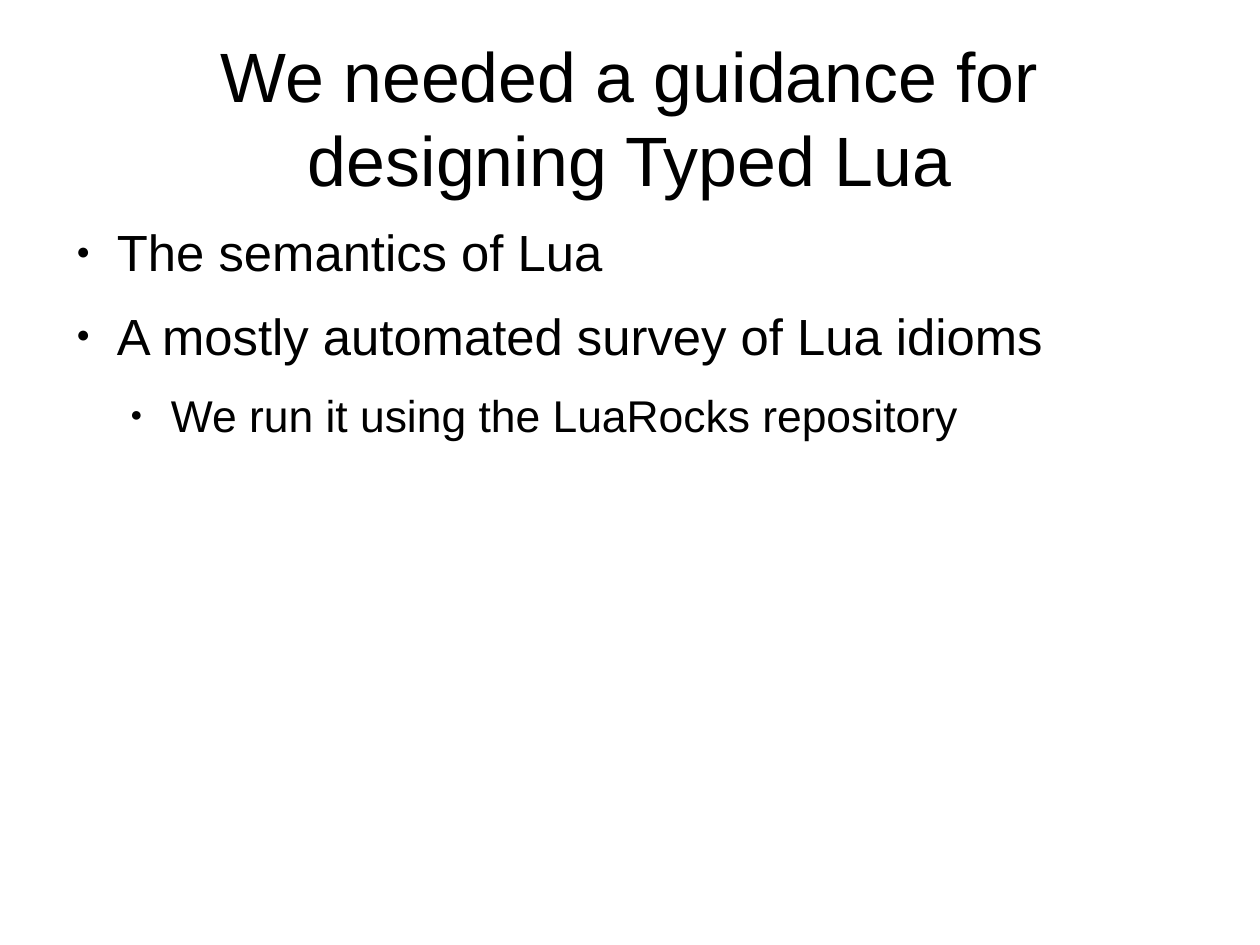
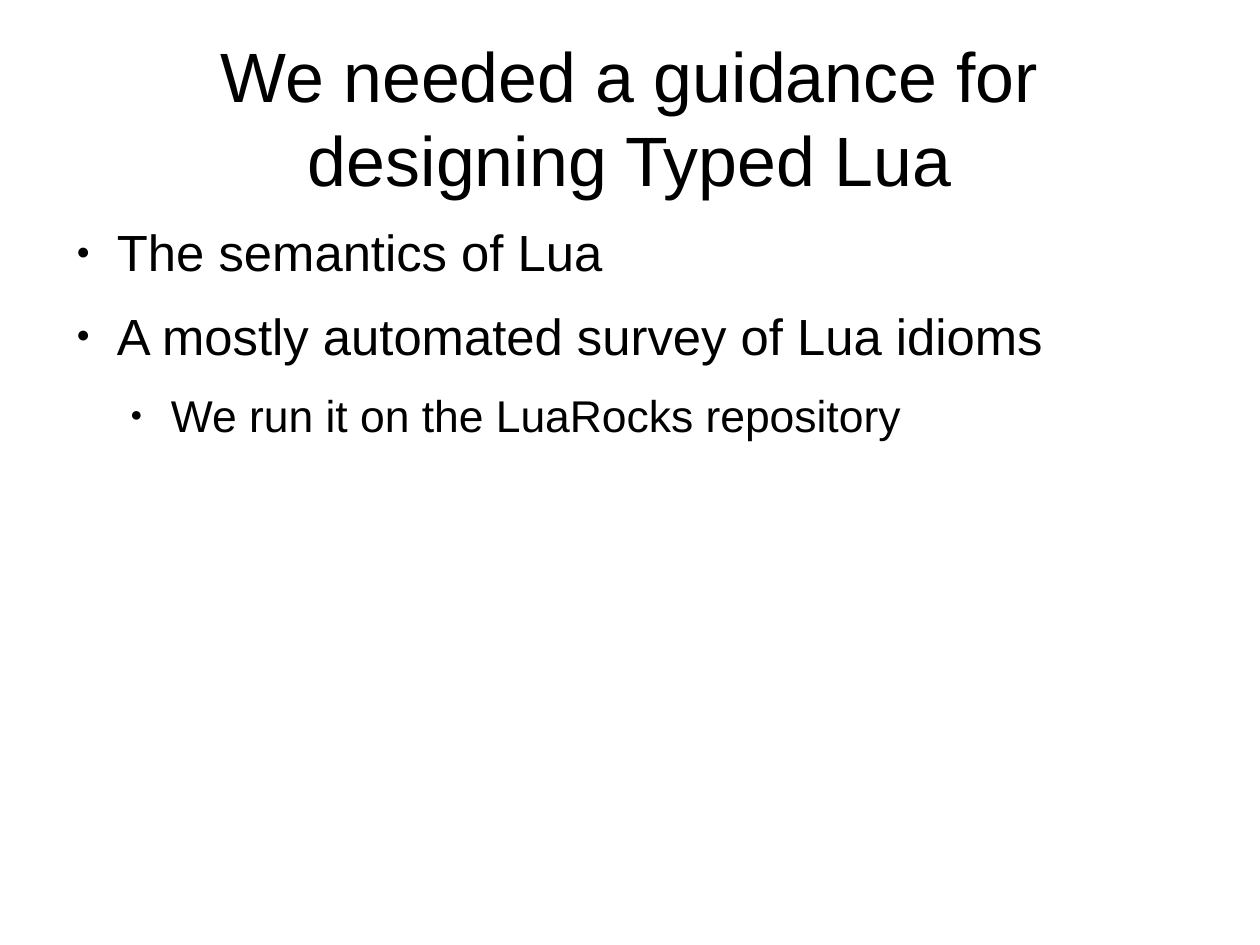
Before and after one commit to andremm/typedlua, a slide deck: slide 6 of doc/slides/dyla2014.odp. Drawn at 1260x945 pixels with LibreOffice and Linux fonts; fonts in the diff are those of the drawing. Boxes give left, top, right and bottom in pixels: in the first picture for what was removed or moved away, otherwise in the second. Text is boxed around its words. In the diff, an @@ line names an element or a change of style, - is before the commit and + after.

```diff
--- a/doc/slides/dyla2014.odp
+++ b/doc/slides/dyla2014.odp
@@ text at box(171, 399, 901, 441): text changed @@
-  ● We run it using the LuaRocks repository
+  ● We run it on the LuaRocks repository
```
Also in this commit, not shown: 14 other slides changed.
